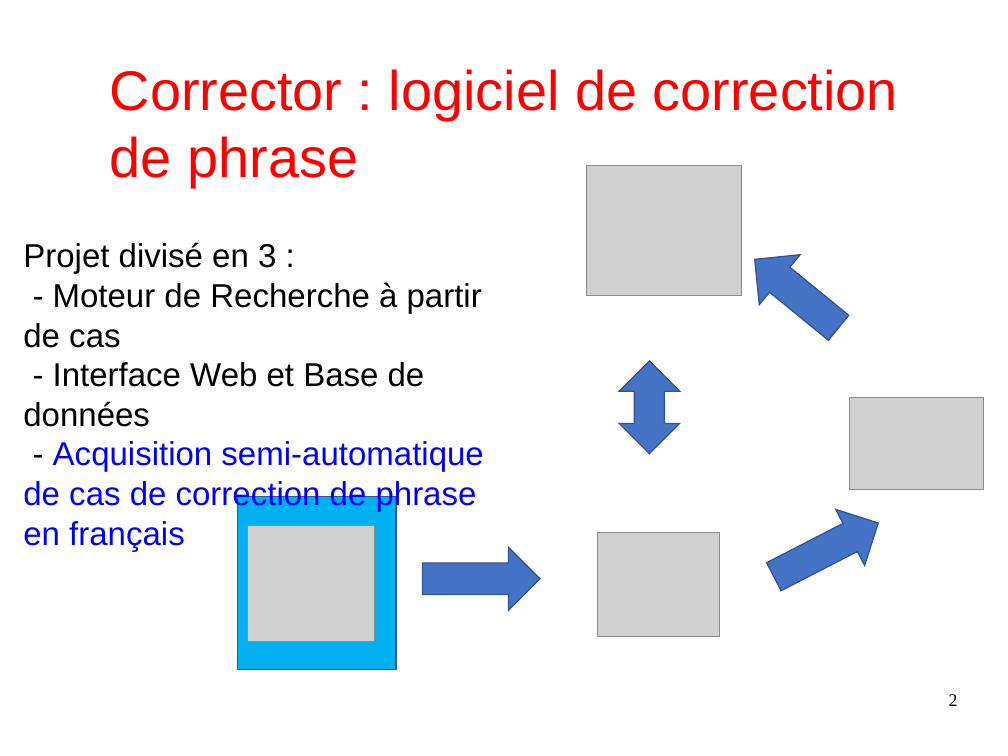
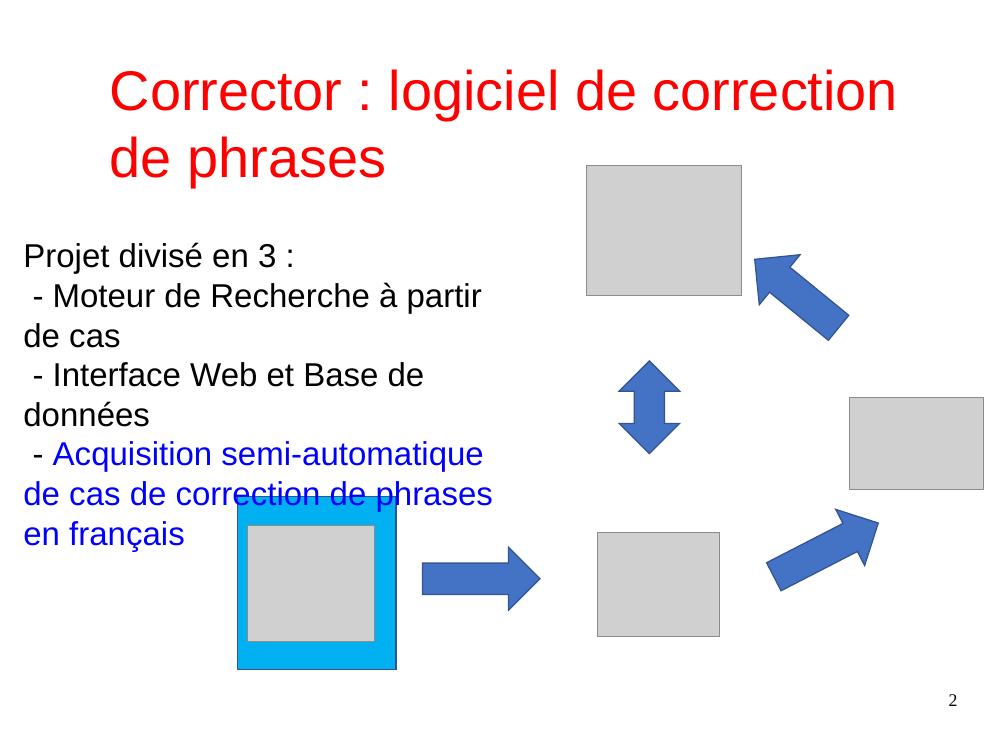
Before and after one commit to Sle3pingForest/StageL3, a slide deck: slide 2 of RapportDamien/presentation.odp. Drawn at 1008x756 pixels with LibreOffice and Linux fonts; fonts in the diff are those of the drawing; grey boxes stand for pictures. Boxes give left, top, right and bottom in pixels: in the first picture for what was removed or moved away, otherwise in the second. Text is boxed around its words. In the diff, an @@ line names an element or a change of style, - is before the commit and + after.

```diff
--- a/RapportDamien/presentation.odp
+++ b/RapportDamien/presentation.odp
@@ text at (110,69,898,187): text changed @@
-Corrector : logiciel de correction de phrase
+Corrector : logiciel de correction de phrases
@@ text at (23,441,493,551): text changed @@
-- Acquisition semi-automatique de cas de correction de phrase en français
+- Acquisition semi-automatique de cas de correction de phrases en français
```
Also in this commit, not shown: 5 other slides changed, 1 other file.
